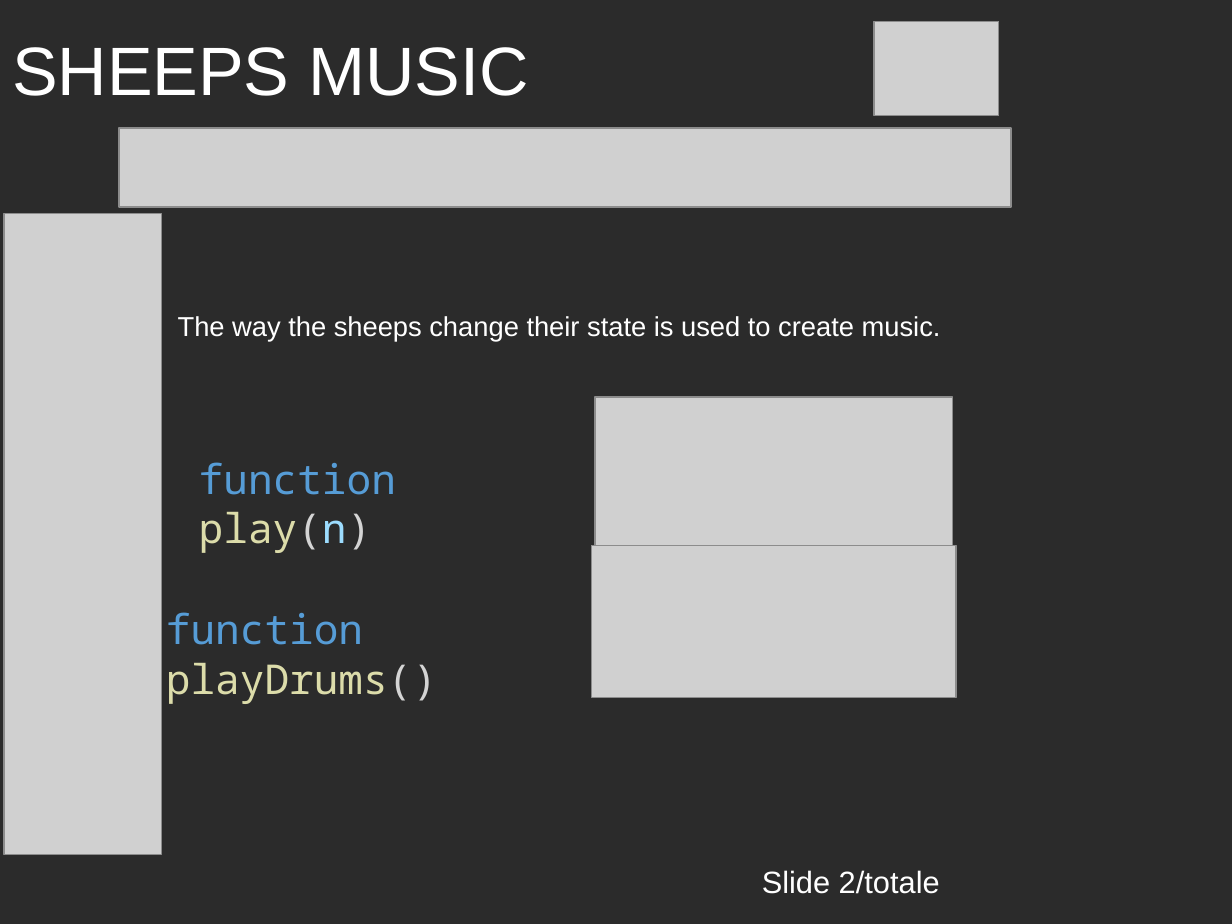
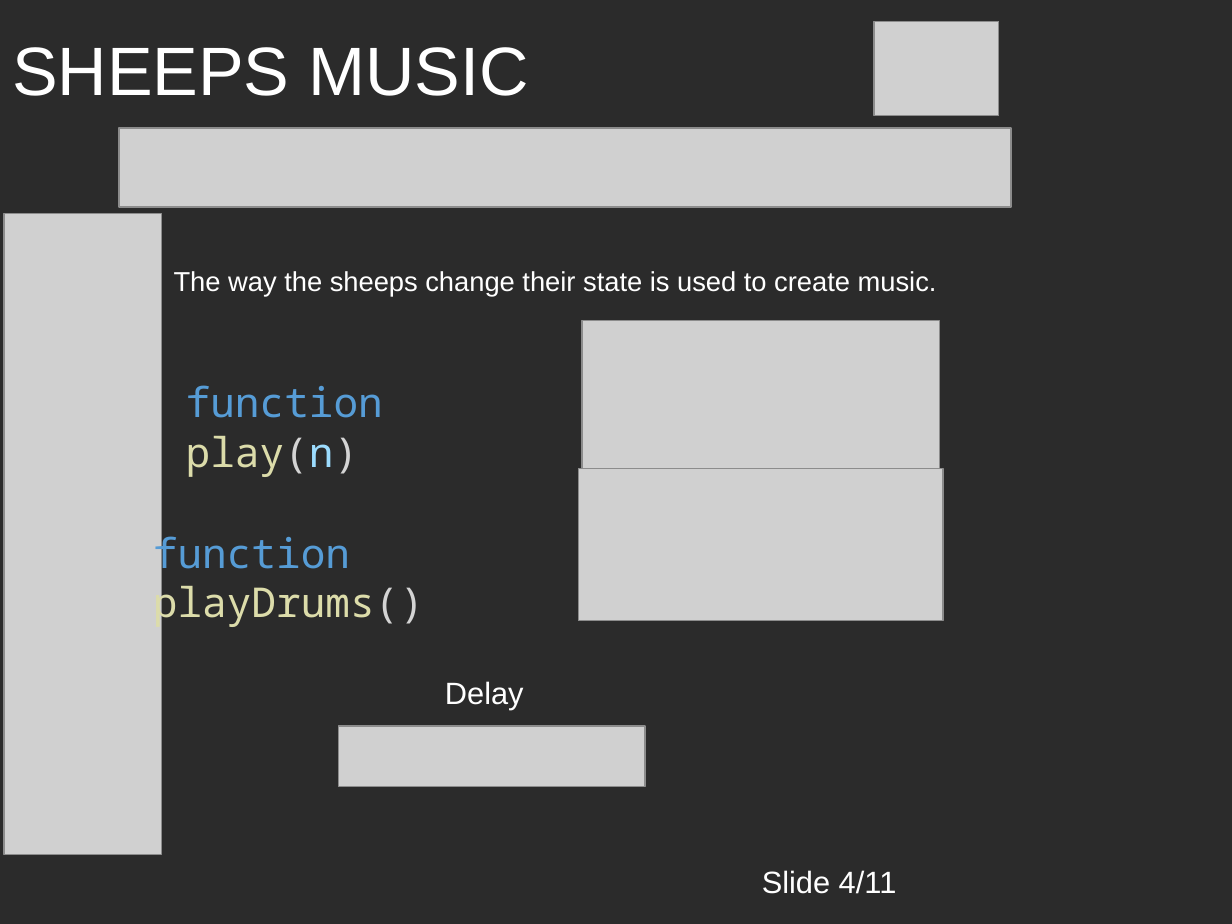
Before and after one commit to LorenzoCurcio/Progetto-ACTAM, a slide deck: slide 5 of Presentazione.pptx. Drawn at 1232x924 pixels with LibreOffice and Linux fonts; fonts in the diff are those of the drawing; grey boxes stand for pictures; background and template pictures are left out; a plain dark background stands for a picture behind light text. Boxes give left, top, right and bottom in pixels: in the first picture for what was removed or moved away, otherwise in the second. Text is boxed around its words. In the diff, an @@ line names an element or a change of style, - is before the commit and + after.

```diff
--- a/Presentazione.pptx
+++ b/Presentazione.pptx
@@ text "The way the sheeps change ...": place and size @@
-text "The way the sheeps change ..." at box(178, 316, 941, 342)
+text "The way the sheeps change ..." at box(174, 271, 937, 297)
@@ picture: place and size @@
-picture at box(595, 397, 952, 557)
+picture at box(582, 320, 939, 480)
@@ text "function play(n)": place and size @@
-text "function play(n)" at box(199, 462, 396, 553)
+text "function play(n)" at box(186, 385, 383, 477)
@@ picture: place and size @@
-picture at box(591, 546, 956, 697)
+picture at box(579, 468, 944, 620)
@@ text "function playDrums()" rewrapped from box(166, 612, 437, 704) to box(153, 530, 424, 629) @@
@@ text added at box(445, 681, 524, 710), 18 pt, text #FFFFFF @@
+Delay
@@ picture added at box(339, 726, 646, 786) @@
@@ text at box(762, 870, 897, 894): text changed @@
-Slide 2/totale
+Slide 4/11
```
Also in this commit, not shown: 8 other slides changed, 2 slides added, 2 slides removed, 1 other file.
